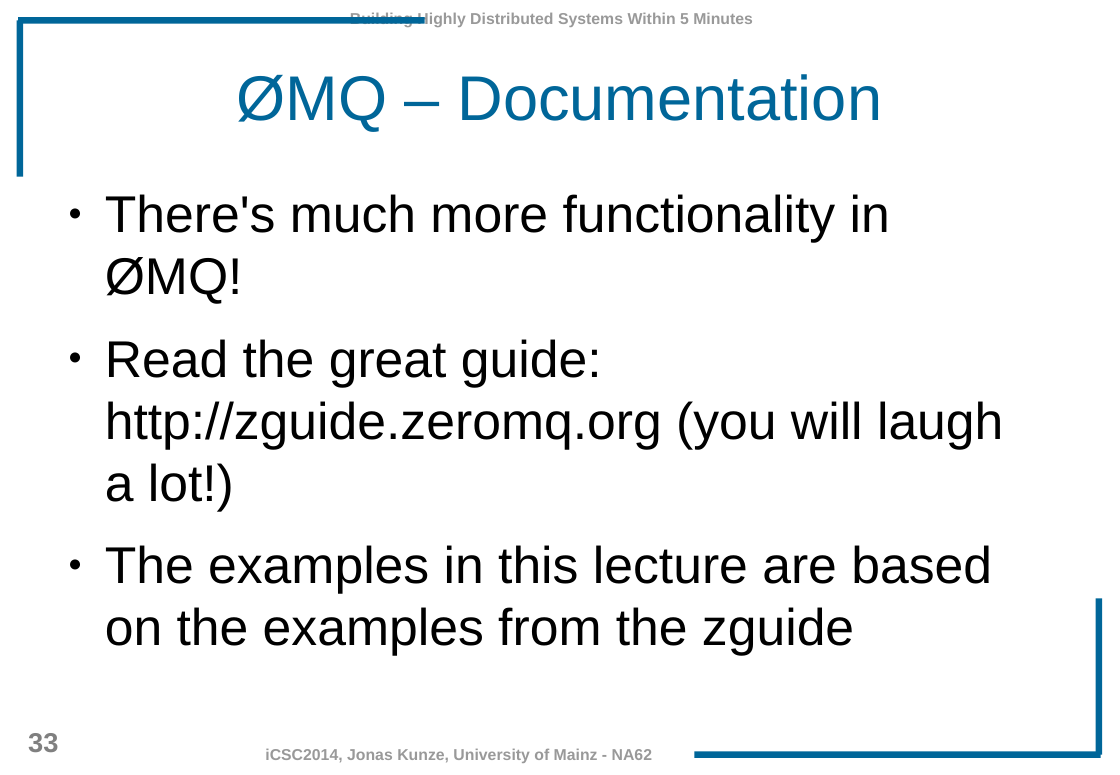
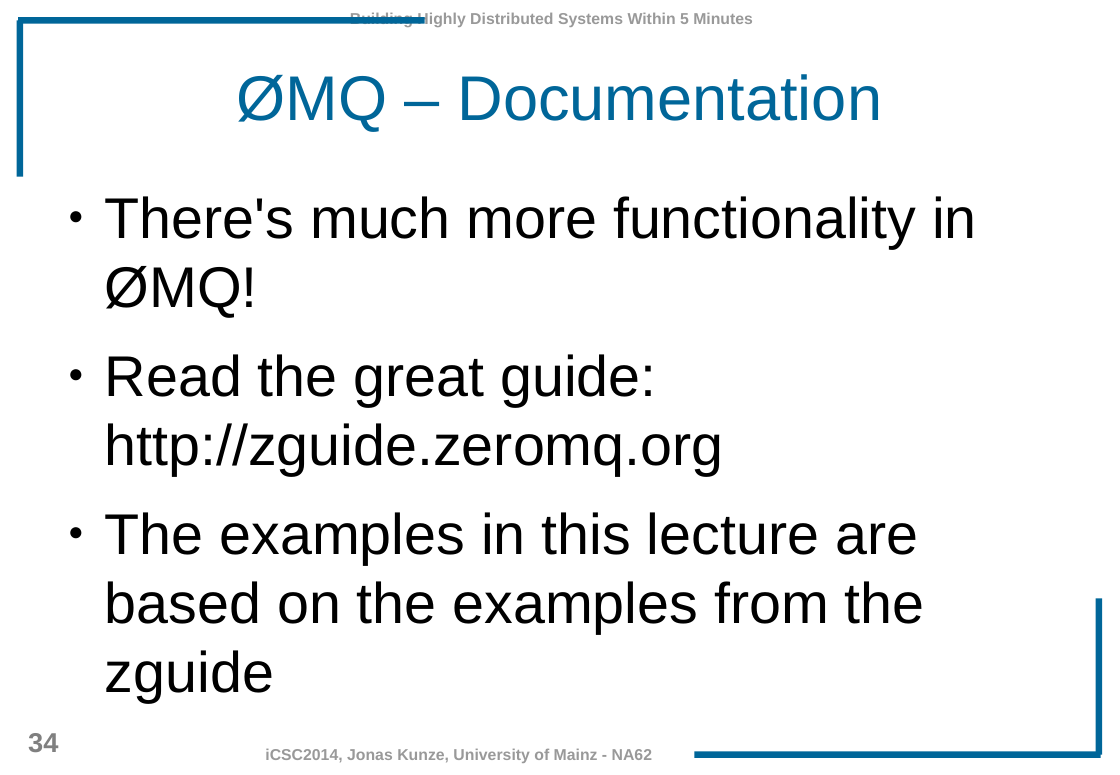
Before and after one commit to JonasKunze/icsc2014, a slide deck: slide 34 of iCSC-2014-Network-Libraries.odp (slide 33 before the commit). Drawn at 1120x775 pixels with LibreOffice and Linux fonts; fonts in the diff are those of the drawing; background and template pictures are left out. Boxes give left, top, right and bottom in pixels: in the first picture for what was removed or moved away, otherwise in the second. Text is boxed around its words. In the diff, an @@ line names an element or a change of style, - is before the commit and + after.

```diff
--- a/iCSC-2014-Network-Libraries.odp
+++ b/iCSC-2014-Network-Libraries.odp
@@ text at <box>105,196,977,703</box>: size 36 to 40 pt in "There's much more functionality in ØMQ!", "The examples in this lecture are based ..." @@
@@ text at <box>105,354,724,476</box>: text changed; size 36 to 40 pt @@
-● Read the great guide: http://zguide.zeromq.org (you will laugh a lot!)
+● Read the great guide: http://zguide.zeromq.org
@@ page number at <box>28,733,58,752</box>: text changed @@
-33
+34
```
Also in this commit, not shown: 33 other slides changed, 2 slides added.
